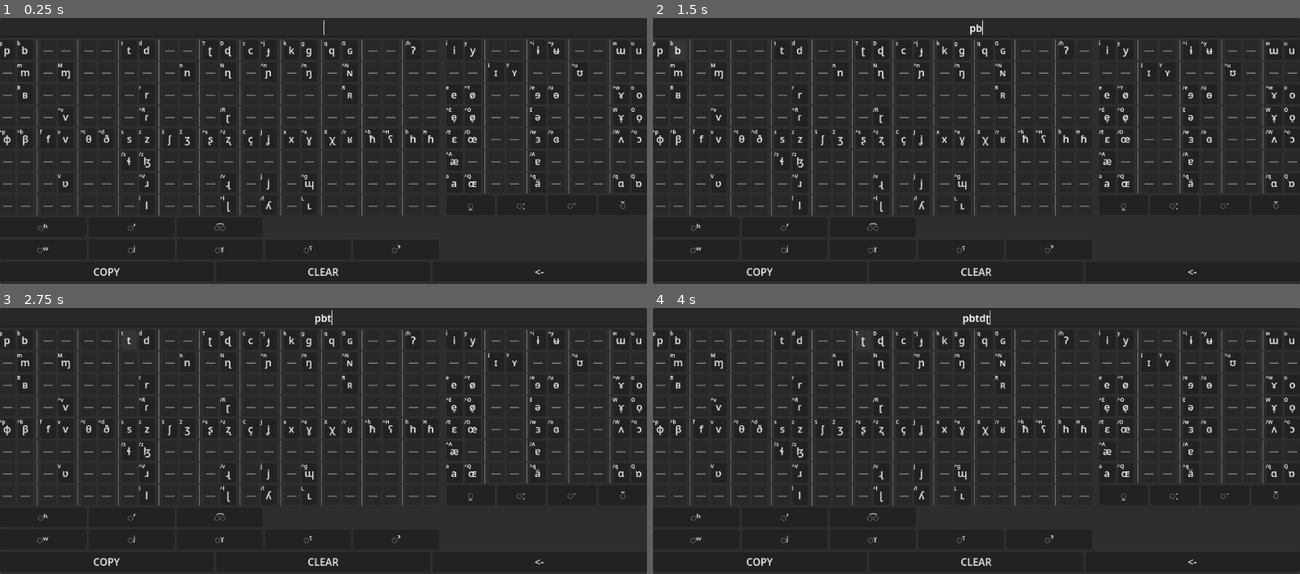
Above: before the commit, frames 1-4 (two rows, left to right).
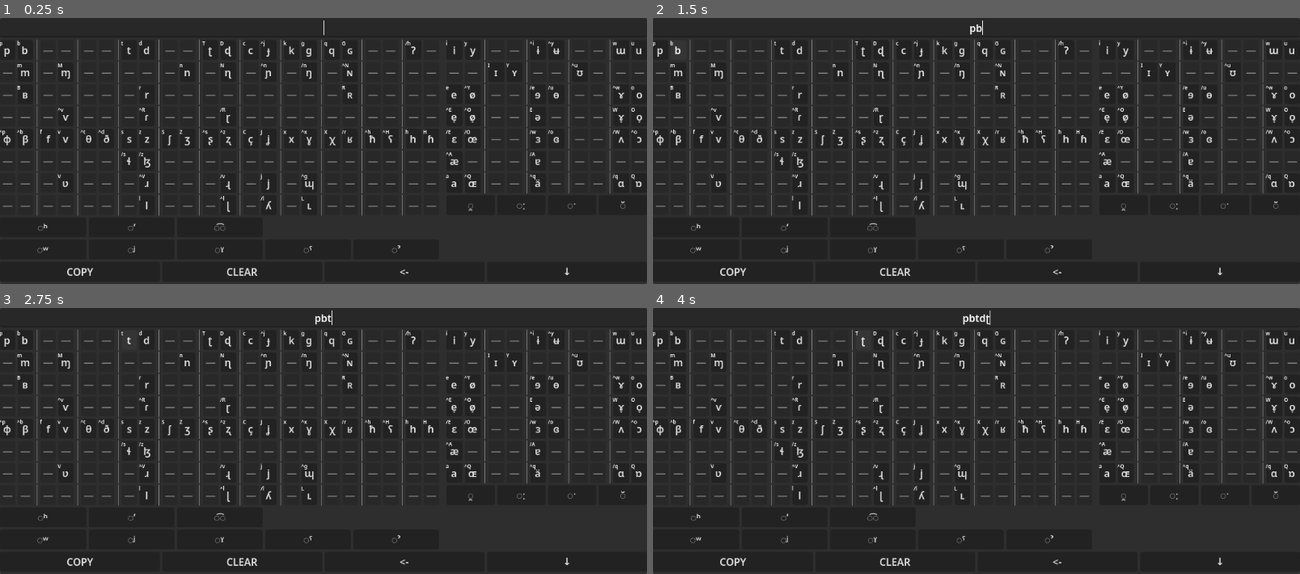
Above: after the commit, the same moments.

Repository: SeraKatha/ipa-keyboard
Game: Godot game, scene res://main.tscn
Two runs of this game, one before a commit and one after it. Both use one fixed random seed, a clock stepped at 60 frames per second and the inputs below.
Inputs:
- Up to frame 1 (0.25 s): no input
- Up to frame 2 (1.5 s): click "p" at 0.5 s; click "b" at 1.25 s
- Up to frame 3 (2.75 s): click "t" at 2 s
- Up to frame 4 (4 s): click "d" at 2.75 s; click "ʈ" at 3.5 s

The runs differ from the first frame. In frame 1, 0.3% of the frame differs, in the area x 10-88%, y 93-97%; in frame 2, 0.3%; in frame 3, 0.3%; in frame 4, 0.3%.

Commit message:
Added close button and shortcut

Diff:
--- a/keyboard/keyboard.gd
+++ b/keyboard/keyboard.gd
@@ -9,6 +9,7 @@
 signal pressed_delete()
 signal pressed_left()
 signal pressed_right()
+signal pressed_close()
 
 func _on_copy_pressed() -> void:
 	pressed_copy.emit()
@@ -41,6 +42,8 @@
 func _input(event: InputEvent) -> void:
 	if event.is_action_pressed("copy"):
 		_on_copy_pressed();
+	if event.is_action_pressed("close"):
+		_on_close_pressed();
 	if event.is_action("backspace") and event.is_pressed():
 		_on_backspace_pressed();
 	if event.is_action("delete") and event.is_pressed():
@@ -49,3 +52,7 @@
 		_on_pressed_left();
 	if event.is_action("cursor_right") and event.is_pressed():
 		_on_pressed_right();
+
+
+func _on_close_pressed() -> void:
+	pressed_close.emit()
--- a/keyboard/keyboard.tscn
+++ b/keyboard/keyboard.tscn
@@ -59,8 +59,16 @@
 focus_mode = 0
 text = "<-"
 
+[node name="Close" type="Button" parent="VBoxContainer/HBoxContainer2" unique_id=357353212]
+unique_name_in_owner = true
+layout_mode = 2
+size_flags_horizontal = 3
+focus_mode = 0
+text = "↓"
+
 [connection signal="typed" from="VBoxContainer/HBoxContainer/FullConsonants" to="." method="_on_typed"]
 [connection signal="typed" from="VBoxContainer/HBoxContainer/FullVowels" to="." method="_on_typed"]
 [connection signal="pressed" from="VBoxContainer/HBoxContainer2/Copy" to="." method="_on_copy_pressed"]
 [connection signal="pressed" from="VBoxContainer/HBoxContainer2/Clear" to="." method="_on_clear_pressed"]
 [connection signal="pressed" from="VBoxContainer/HBoxContainer2/Backspace" to="." method="_on_backspace_pressed"]
+[connection signal="pressed" from="VBoxContainer/HBoxContainer2/Close" to="." method="_on_close_pressed"]
--- a/main.gd
+++ b/main.gd
@@ -23,7 +23,7 @@
 	config.load("user://config.cfg")
 	var application_scale = config.get_value("ui", "scale", 1.0)
 	get_tree().root.content_scale_factor = application_scale
-	DisplayServer.window_set_size(Vector2i(1020, 420) * application_scale)
+	DisplayServer.window_set_size(Vector2i(1020, 416) * application_scale)
 	ConfigFile.new()
 
 
@@ -91,3 +91,7 @@
 	if _cursor_position < _current_input.size():
 		_cursor_position += 1;
 		_refresh_caret()
+
+
+func _on_keyboard_pressed_close() -> void:
+	get_tree().quit()
--- a/main.tscn
+++ b/main.tscn
@@ -36,6 +36,7 @@
 
 [connection signal="pressed_backspace" from="Container/Keyboard" to="." method="_on_keyboard_pressed_backspace"]
 [connection signal="pressed_clear" from="Container/Keyboard" to="." method="_on_keyboard_pressed_clear"]
+[connection signal="pressed_close" from="Container/Keyboard" to="." method="_on_keyboard_pressed_close"]
 [connection signal="pressed_copy" from="Container/Keyboard" to="." method="_on_keyboard_pressed_copy"]
 [connection signal="pressed_delete" from="Container/Keyboard" to="." method="_on_keyboard_pressed_delete"]
 [connection signal="pressed_left" from="Container/Keyboard" to="." method="_on_keyboard_pressed_left"]
--- a/project.godot
+++ b/project.godot
@@ -516,6 +516,11 @@
 "events": [Object(InputEventKey,"resource_local_to_scene":false,"resource_name":"","device":-1,"window_id":0,"alt_press …(190 unchanged characters)…
 ]
 }
+close={
+"deadzone": 0.2,
+"events": [Object(InputEventKey,"resource_local_to_scene":false,"resource_name":"","device":-1,"window_id":0,"alt_pressed":false,"shift_pressed":false,"ctrl_pressed":false,"meta_pressed":false,"pressed":false,"keycode":0,"physical_keycode":4194305,"key_label":0,"unicode":0,"location":0,"echo":false,"script":null)
+]
+}
 
 [input_devices]
 
